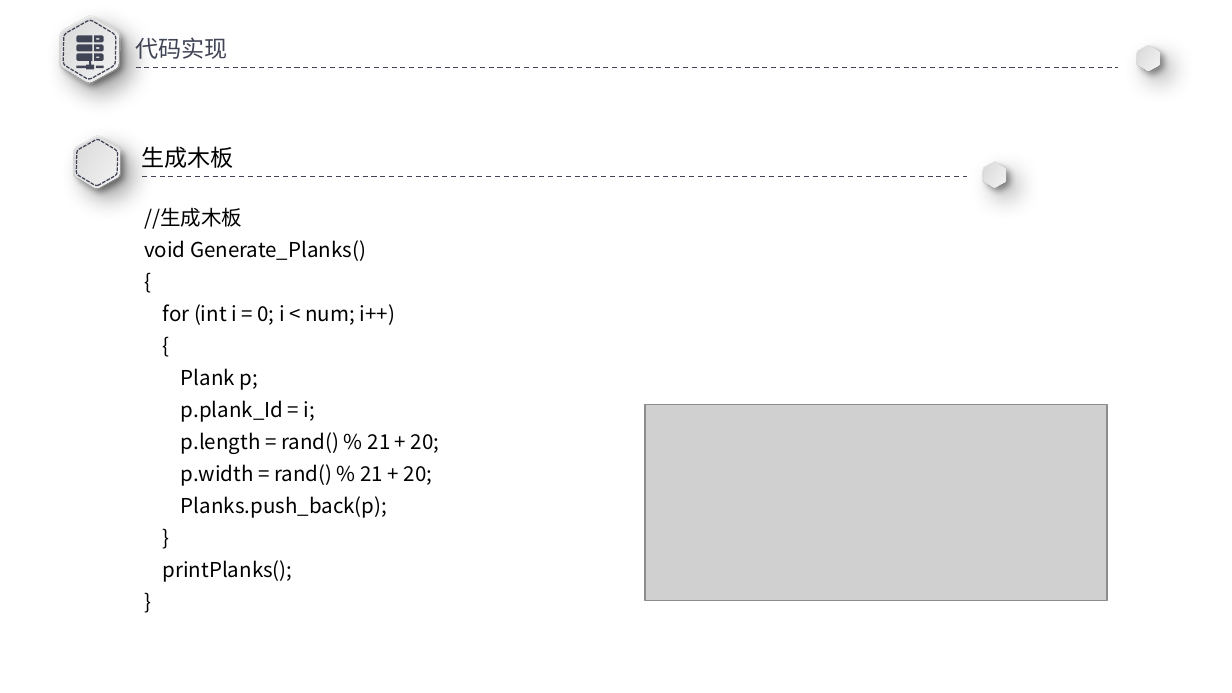
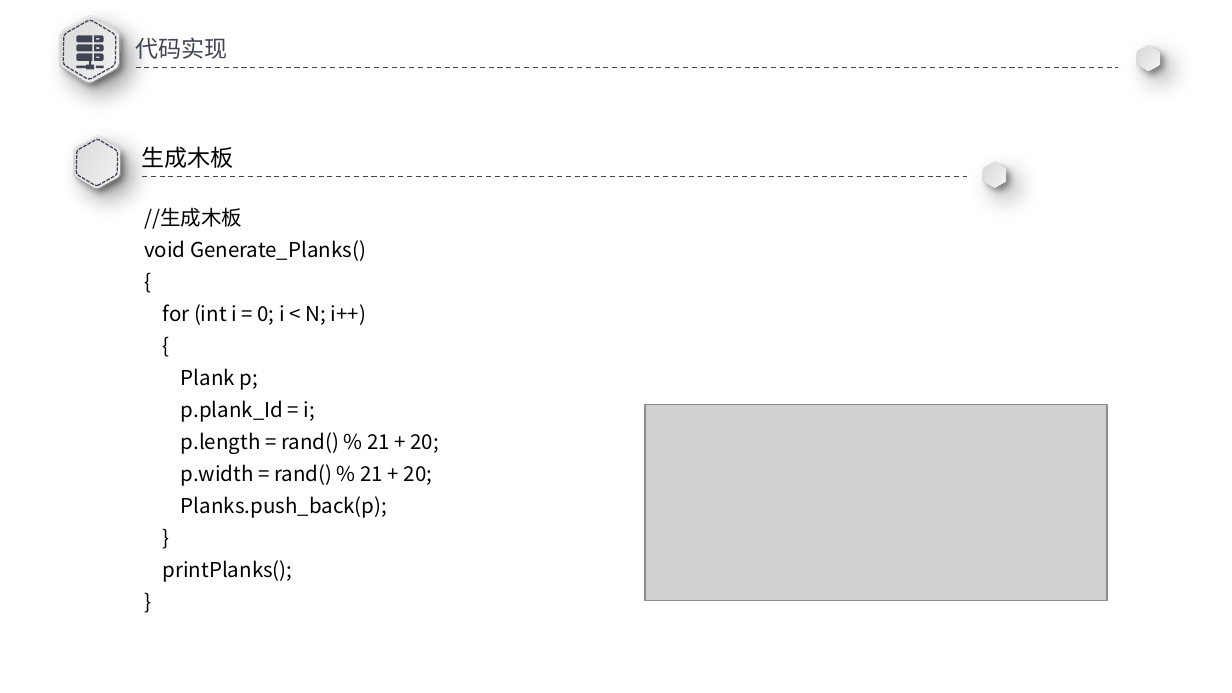
Before and after one commit to A7yanG/GA_Plank, a slide deck: slide 6 of 遗传算法.pptx. Drawn at 1232x693 pixels with LibreOffice and Linux fonts; fonts in the diff are those of the drawing; grey boxes stand for pictures; background and template pictures are left out. Boxes give left, top, right and bottom in pixels: in the first picture for what was removed or moved away, otherwise in the second. Text is boxed around its words. In the diff, an @@ line names an element or a change of style, - is before the commit and + after.

```diff
--- a/遗传算法.pptx
+++ b/遗传算法.pptx
@@ text at [163, 304, 366, 325]: text changed @@
-for (int i = 0; i < num; i++)
+for (int i = 0; i < N; i++)
```
Also in this commit, not shown: 2 other slides changed.
